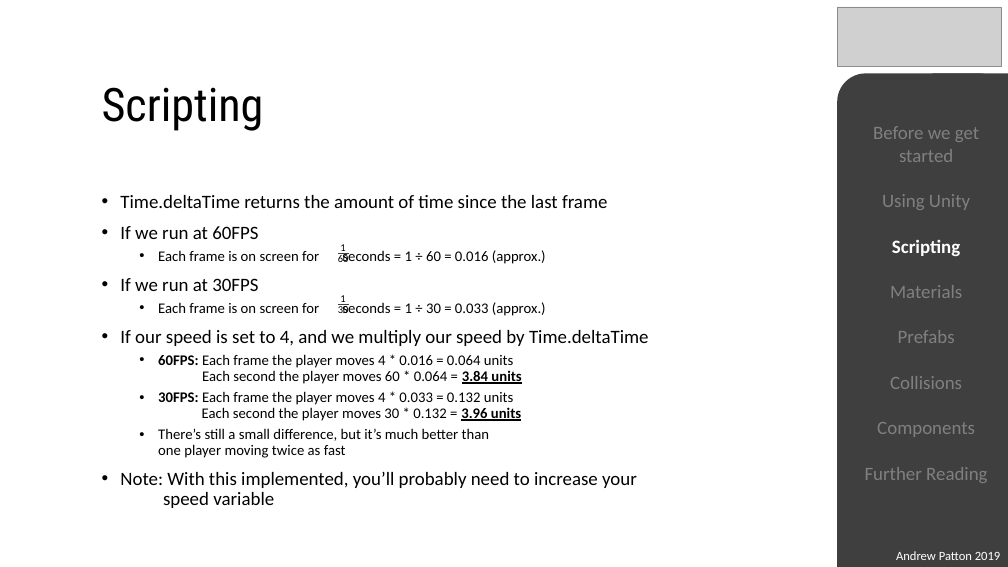
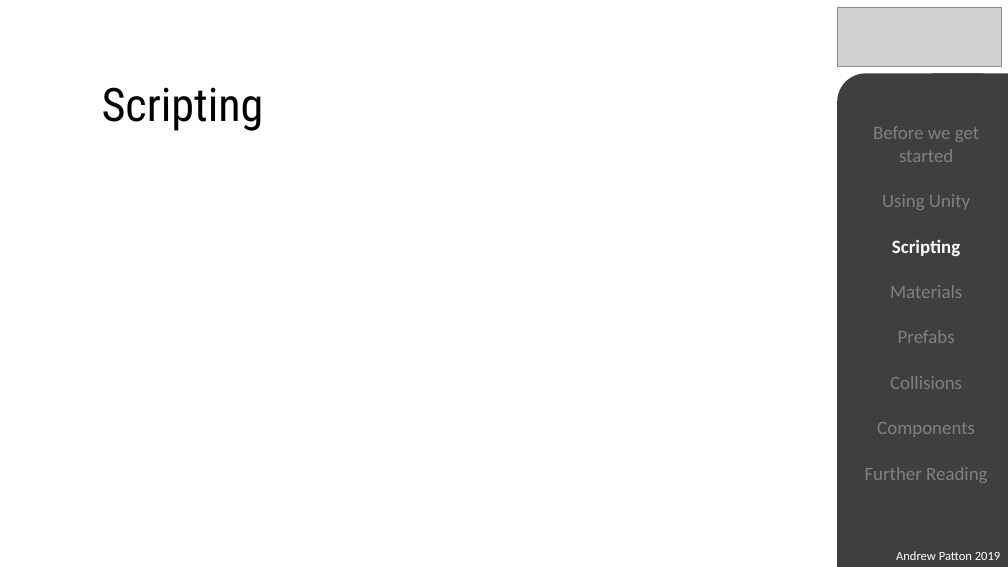
Before and after one commit to Patton97/Patton97.github.io, a slide deck: slide 20 of NUGameDev/UnityIntro.pptx. Drawn at 1008x567 pixels with LibreOffice and Linux fonts; fonts in the diff are those of the drawing; grey boxes stand for pictures. Boxes give left, top, right and bottom in pixels: in the first picture for what was removed or moved away, otherwise in the second. Text is boxed around its words. In the diff, an @@ line names an element or a change of style, - is before the commit and + after.

```diff
--- a/NUGameDev/UnityIntro.pptx
+++ b/NUGameDev/UnityIntro.pptx
@@ text removed at (120,195,649,508) @@
-• Time.deltaTime returns the amount of time since the last frame
-• If we run at 60FPS
-  • Each frame is on screen for seconds = 1 ÷ 60 = 0.016 (approx.)
-• If we run at 30FPS
-  • Each frame is on screen for seconds = 1 ÷ 30 = 0.033 (approx.)
-• If our speed is set to 4, and we multiply our speed by Time.deltaTime
-  • 60FPS: Each frame the player moves 4 * 0.016 = 0.064 units
-    60FPS: Each second the player moves 60 * 0.064 = 3.84 units
-  • 30FPS: Each frame the player moves 4 * 0.033 = 0.132 units
-    30FPS: Each second the player moves 30 * 0.132 = 3.96 units
-  • There’s still a small difference, but it’s much better than
-    one player moving twice as fast
-• Note: With this implemented, you’ll probably need to increase your
-  speed variable
@@ text removed at (338,244,349,262) @@
-1
-60
@@ line removed from (349, 254) to (338, 254) @@
@@ text removed at (338,295,349,313) @@
-1
-30
@@ line removed from (349, 305) to (338, 305) @@
```
